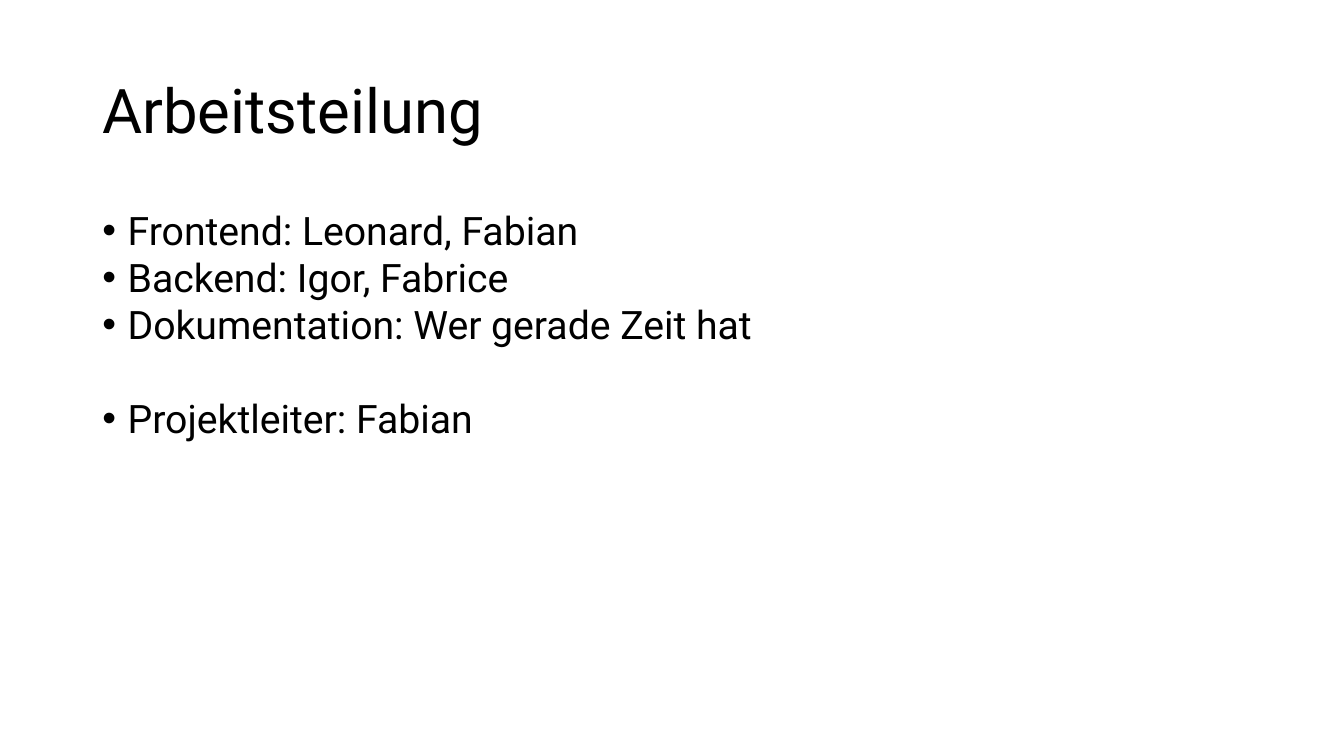
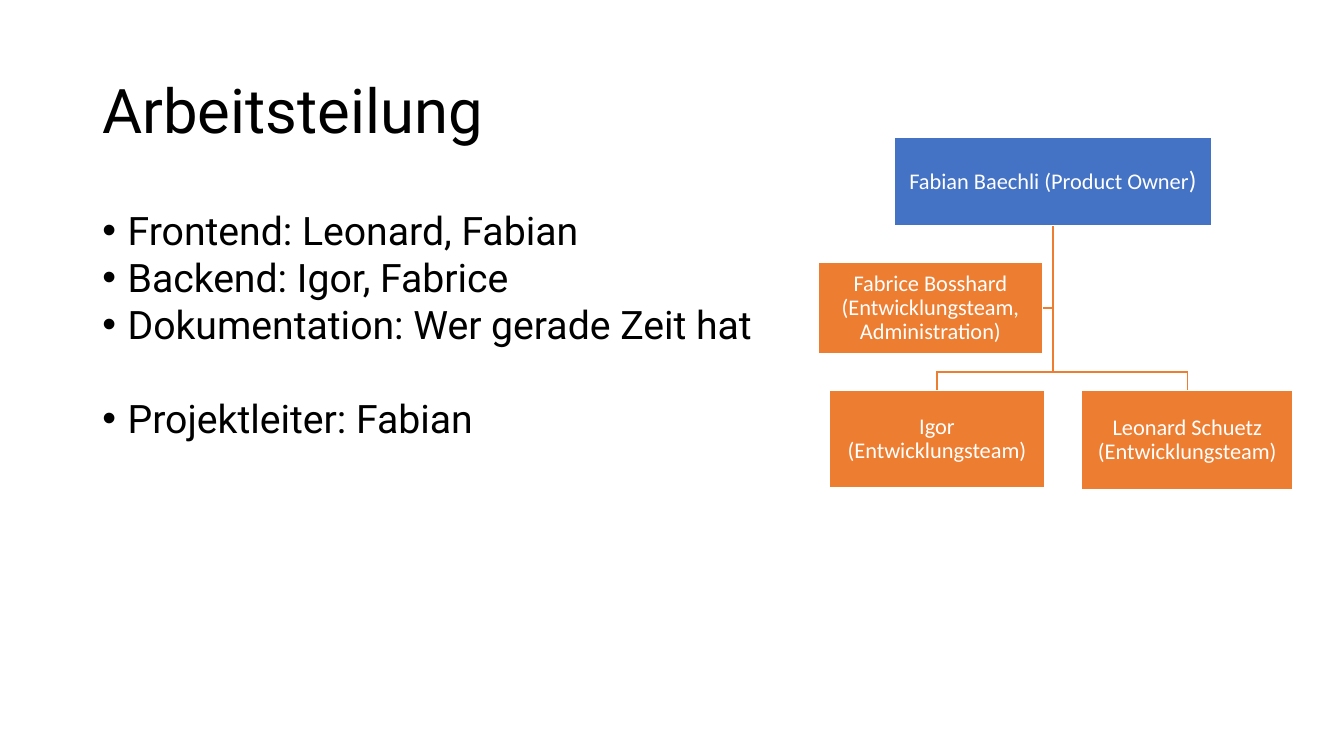
Before and after one commit to fabianbaechli/online_note_tool, a slide deck: slide 3 of planning/presentation_online_note_tool.pptx. Drawn at 1344x756 pixels with LibreOffice and Linux fonts; fonts in the diff are those of the drawing. Boxes give left, top, right and bottom in pixels: in the first picture for what was removed or moved away, otherwise in the second. Text is boxed around its words. In the diff, an @@ line names an element or a change of style, - is before the commit and + after.

Commit message:
changed presentation

```diff
--- a/planning/presentation_online_note_tool.pptx
+++ b/planning/presentation_online_note_tool.pptx
@@ group added at bbox=[818, 137, 1294, 490]: 4 rectangles, 4 texts, 3 freeform shapes @@
+Fabian Baechli (Product Owner)
+Igor (Entwicklungsteam)
+Leonard Schuetz (Entwicklungsteam)
+Fabrice Bosshard (Entwicklungsteam, Administration)
```
Also in this commit, not shown: 1 slide added.
